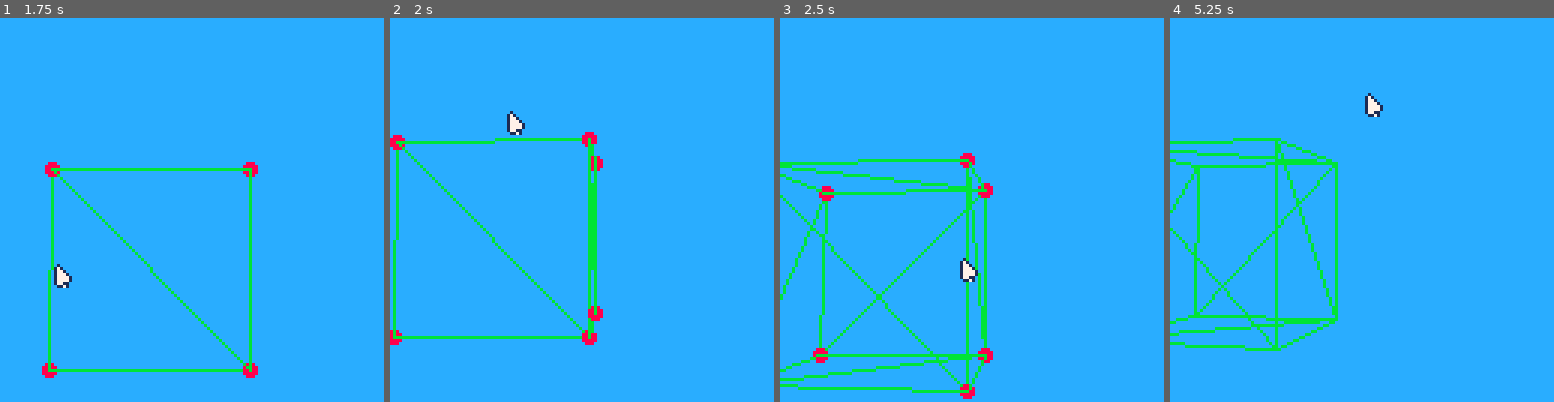
Above: before the commit, frames 1-4 (left to right).
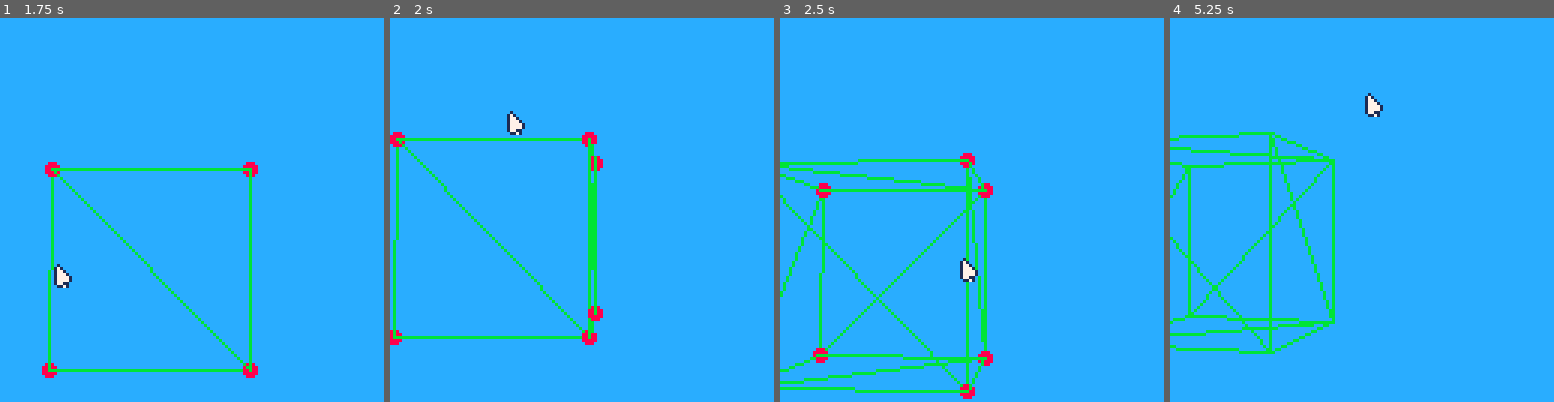
Above: after the commit, the same moments.

Repository: Woj-Rak/PICO-8-RENDERER
Game: PICO-8 cartridge renderer.p8
Two runs of this game, one before a commit and one after it. Both use one fixed random seed, a clock stepped at 60 frames per second and the inputs below.
Inputs (mouse positions are in pixels of both pictures, inside the frame that each line leads up to):
- Up to frame 1 (1.75 s): tap X (X key) at 0.33, 1.07 s; click (280, 121) at 0.67 s; tap O (Z key) at 0.7, 1.7 s; click (46, 267) at 1.22 s; hold Right from 1.6 s (still down)
- Up to frame 2 (2 s): keep holding Right; click (497, 114) at 1.77 s; tap X (X key) at 1.85 s
- Up to frame 3 (2.5 s): release Right at 2.1 s; tap O (Z key) at 2.1 s; hold Up 2.15-2.42 s; click (952, 259) at 2.32 s; hold Right from 2.47 s (still down)
- Up to frame 4 (5.25 s): tap O (Z key) every 0.4 s from 2.5 to 4.9 s; click (1404, 106) at 2.87 s; tap X (X key) at 2.97, 4.08, 5.2 s; release Right at 3.03 s; hold Left 3.08-3.58 s; click (1465, 256) at 3.42 s; hold Down 3.63-3.97 s; click (1231, 102) at 3.97 s; hold Right 4.02-4.68 s; click (1292, 248) at 4.52 s; hold Up 4.73-5.03 s; click (1354, 94) at 5.07 s; hold Left from 5.08 s (still down)

Frame 1 is identical in both runs. In frame 2, 0.8% of the frame differs, in the area x 0-40%, y 29-71%; in frame 3, 2.8%; in frame 4, 6.1%, in the area x 0-44%, y 29-88%.

Commit message:
camera movement implemented

Diff:
--- a/camera.lua
+++ b/camera.lua
@@ -30,9 +30,6 @@
 end
 
 function camera_movement(c)
-    last_cam_position = c.position
-    last_cam_direction = c.direction
-
     -- mouse
     if mouse.button == 1 then
         -- pitch
@@ -72,18 +69,14 @@
     end
     -- left
     if btn(0) then
-        c.position.x -= c.move_speed
+        local strafe = vec_cross(c.direction, v_up)
+        c.velocity = vec_mul(strafe, c.move_speed)
+        c.position = vec_add(c.position, c.velocity)
     end
     -- right
     if btn(1) then
-        c.position.x += c.move_speed
-    end
-
-    --printh("last position"..dump(last_cam_position))
-    --printh("cur cam position"..dump(c.position))
-    if (c.position != last_cam_position or c.direction != last_cam_direction) then
-        printh("new cam position:"..dump(c.position))
-        printh("new cam direction:"..dump(c.direction))
-        printh("\n")
+        local strafe = vec_cross(c.direction, v_up)
+        c.velocity = vec_mul(strafe, c.move_speed)
+        c.position = vec_sub(c.position, c.velocity)
     end
 end
